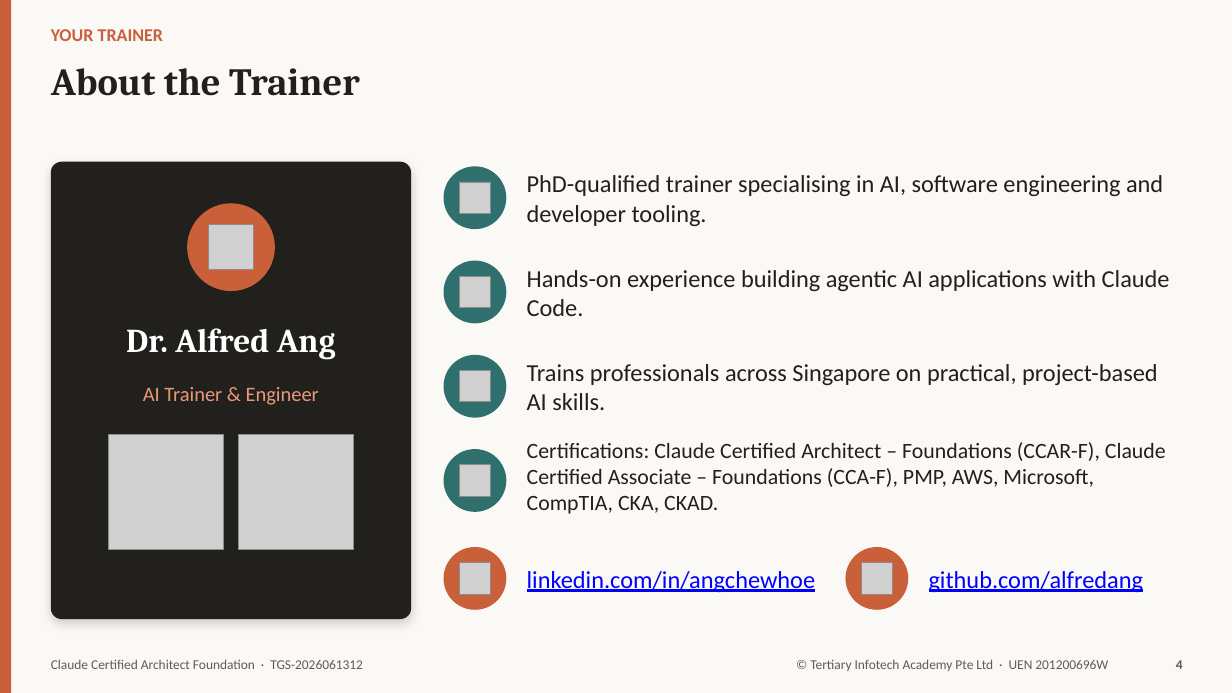
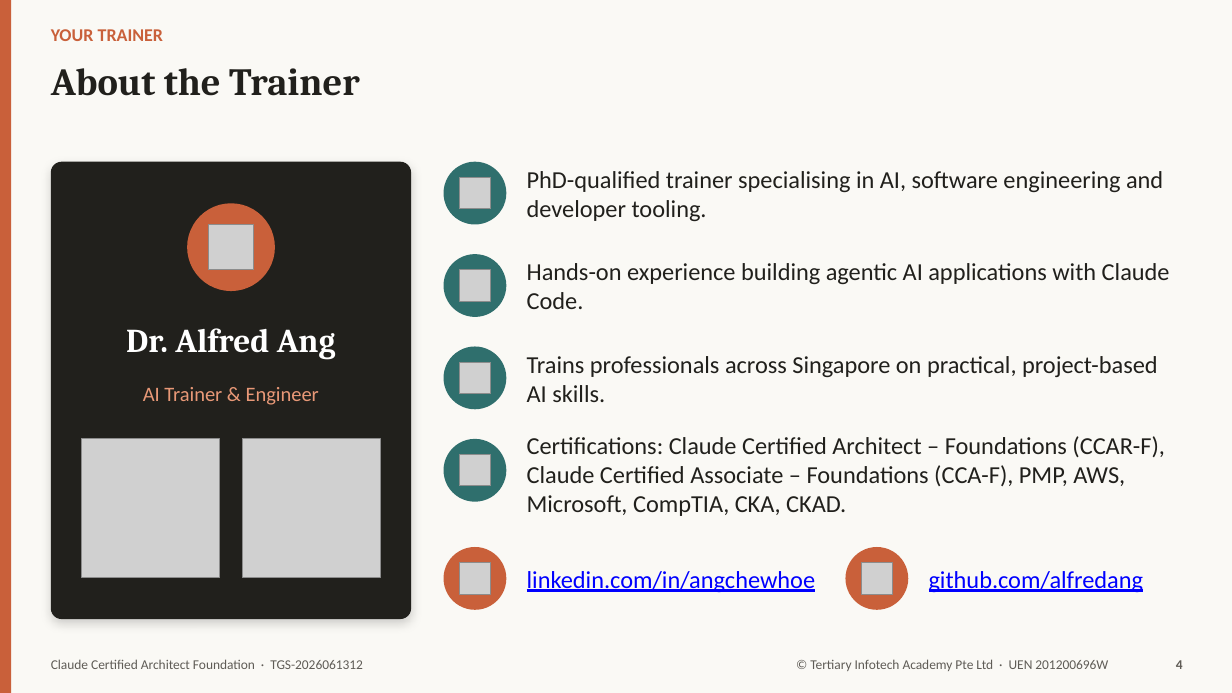
Before and after one commit to tertiarycourses/TGS-2026061312-Claude-Certified-Architect-Foundation, a slide deck: slide 4 of courseware/TGS-2026061312-Claude-Certified-Architect-Foundation-Trainer-Slides-v3.0.pptx. Drawn at 1232x693 pixels with LibreOffice and Linux fonts; fonts in the diff are those of the drawing; grey boxes stand for pictures. Boxes give left, top, right and bottom in pixels: in the first picture for what was removed or moved away, otherwise in the second. Text is boxed around its words. In the diff, an @@ line names an element or a change of style, - is before the commit and + after.

```diff
--- a/courseware/TGS-2026061312-Claude-Certified-Architect-Foundation-Trainer-Slides-v3.0.pptx
+++ b/courseware/TGS-2026061312-Claude-Certified-Architect-Foundation-Trainer-Slides-v3.0.pptx
@@ 2 pictures, 2 texts, 2 ellipses moved together from (x1=444, y1=166, x2=1170, y2=323) to (x1=444, y1=162, x2=1170, y2=317) @@
@@ picture resized from (x1=108, y1=434, x2=224, y2=550) to (x1=81, y1=439, x2=220, y2=578) @@
@@ picture resized from (x1=238, y1=434, x2=354, y2=550) to (x1=242, y1=439, x2=381, y2=578) @@
@@ 2 pictures, 2 ellipses, 1 text moved together from (x1=444, y1=355, x2=1158, y2=512) to (x1=444, y1=347, x2=1158, y2=502) @@
@@ text "Certifications: Claude Certified Architect – ..." at (x1=527, y1=436, x2=1165, y2=516): size 17 to 19 pt @@
```
